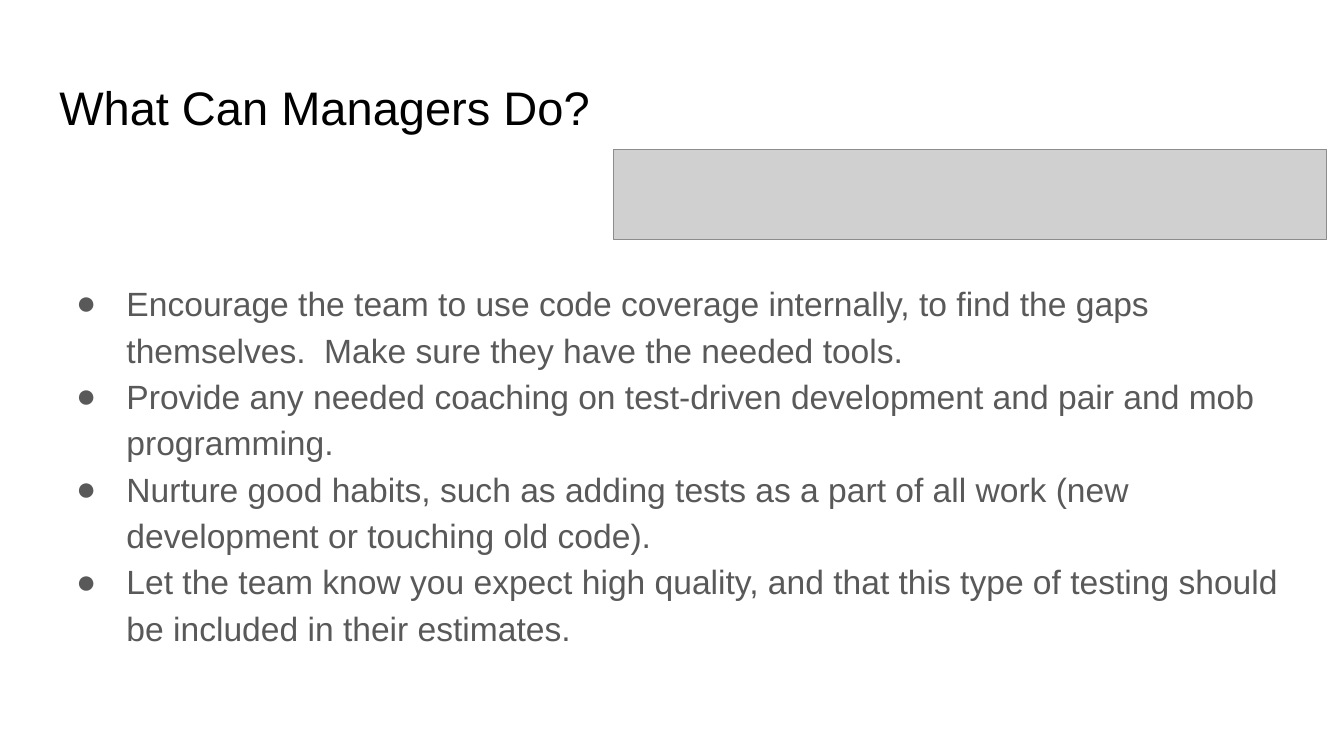
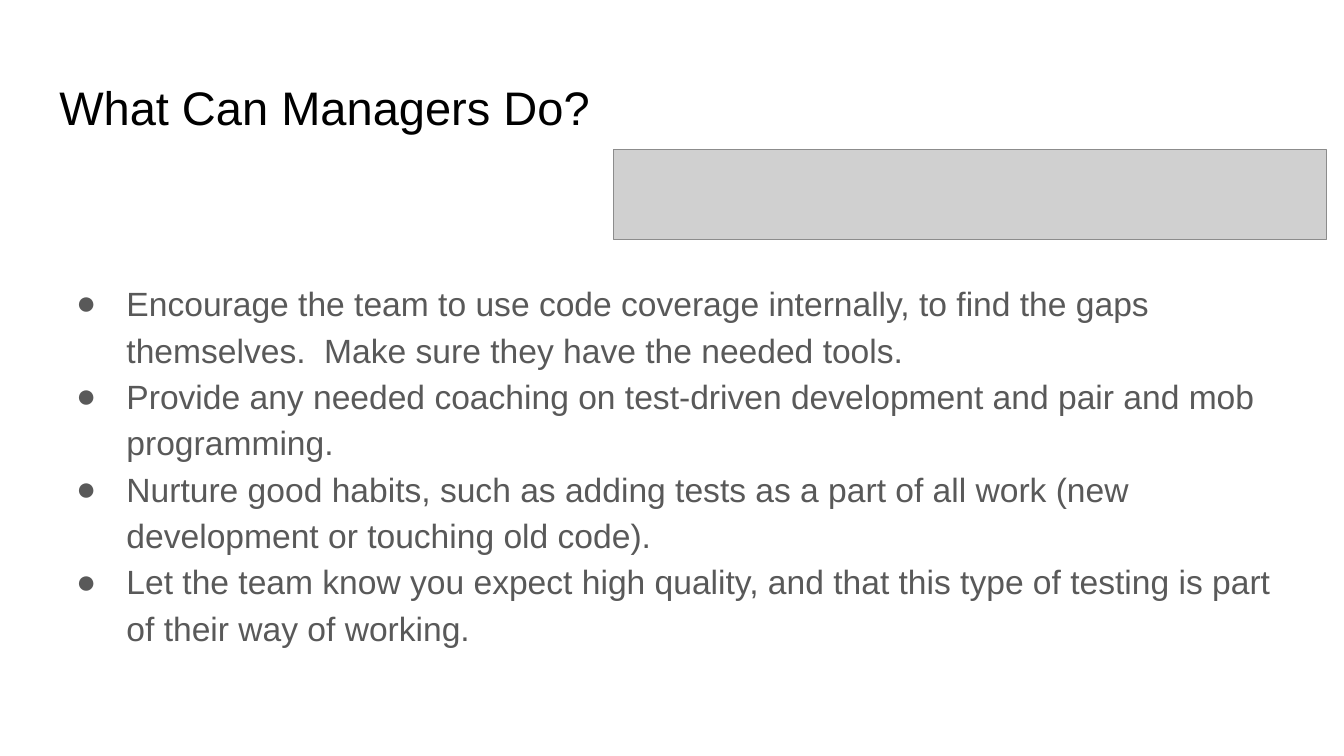
Before and after one commit to steverb1/Decks, a slide deck: slide 9 of codeCoverage.pptx. Drawn at 1344x756 pixels with LibreOffice and Linux fonts; fonts in the diff are those of the drawing; grey boxes stand for pictures. Boxes give left, top, right and bottom in pixels: in the first picture for what was removed or moved away, otherwise in the second. Text is boxed around its words. In the diff, an @@ line names an element or a change of style, - is before the commit and + after.

```diff
--- a/codeCoverage.pptx
+++ b/codeCoverage.pptx
@@ text at (x1=126, y1=569, x2=1270, y2=647): text changed @@
-● Let the team know you expect high quality, and that this type of testing should be included in their estimates.
+● Let the team know you expect high quality, and that this type of testing is part of their way of working.
```
Also in this commit, not shown: 1 other slide changed.
